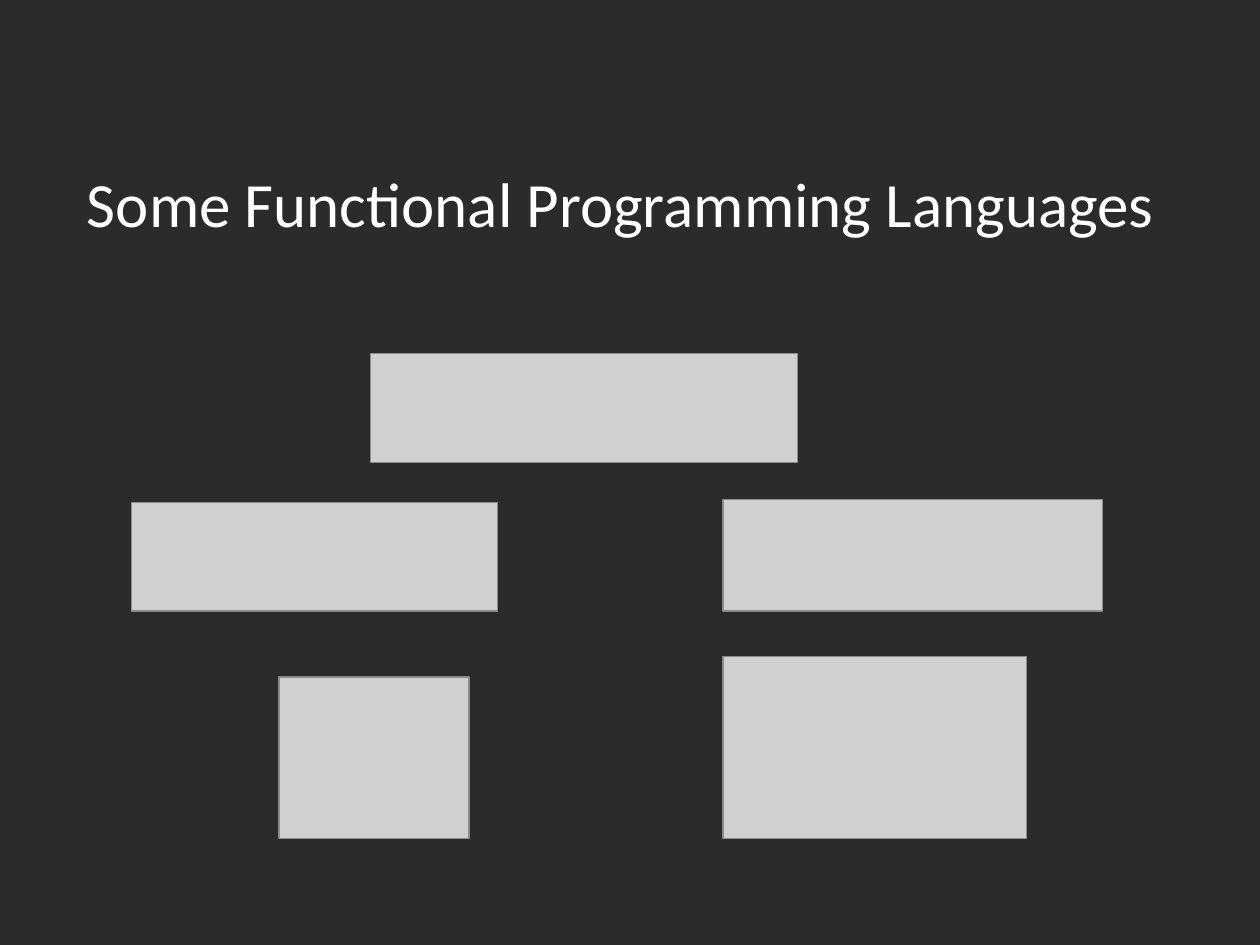
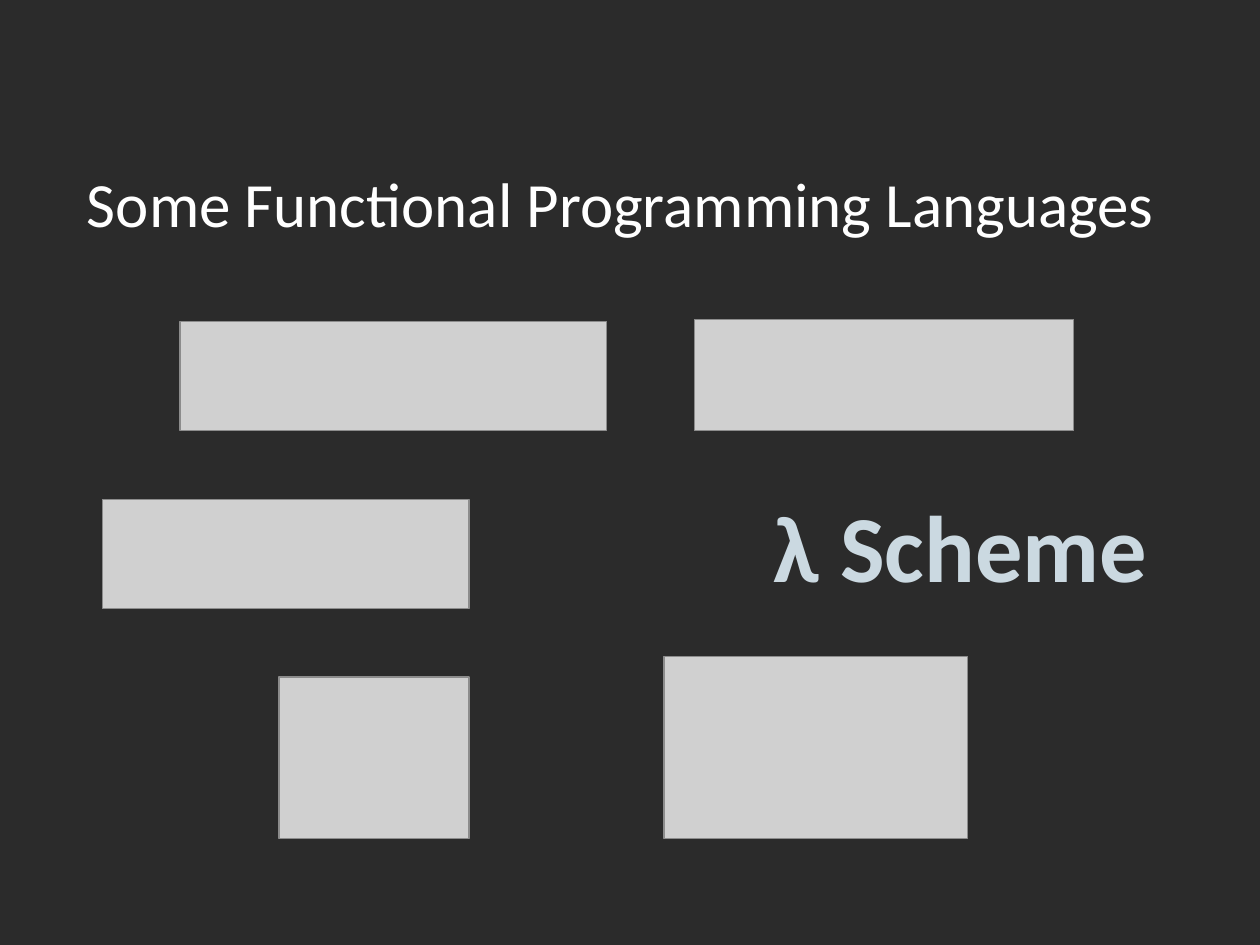
Before and after one commit to AtomicMegaNerd/fnprogfun1, a slide deck: slide 7 of fnprogfun1.pptx. Drawn at 1260x945 pixels with LibreOffice and Linux fonts; fonts in the diff are those of the drawing; grey boxes stand for pictures; background and template pictures are left out; a plain dark background stands for a picture behind light text. Boxes give left, top, right and bottom in pixels: in the first picture for what was removed or moved away, otherwise in the second. Text is boxed around its words. In the diff, an @@ line names an element or a change of style, - is before the commit and + after.

```diff
--- a/fnprogfun1.pptx
+++ b/fnprogfun1.pptx
@@ picture: place and size @@
-picture at [370,353,798,462]
+picture at [180,321,607,431]
@@ picture: place and size @@
-picture at [723,500,1102,611]
+picture at [694,320,1074,431]
@@ picture: place and size @@
-picture at [131,503,498,611]
+picture at [102,500,469,609]
@@ text added at [773,515,1147,583], 54 pt, text #CBDAE2, bold @@
+λ Scheme
@@ picture: place and size @@
-picture at [723,656,1027,839]
+picture at [664,656,968,839]
```
Also in this commit, not shown: 5 other slides changed, 1 slide added, 2 other files.
